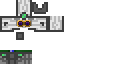
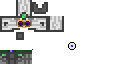
Comparing the layer stacks of the two w=128, h=64 images. Changes:
added layer "Layer" above "travelboots" over [32, 42, 76, 50]
